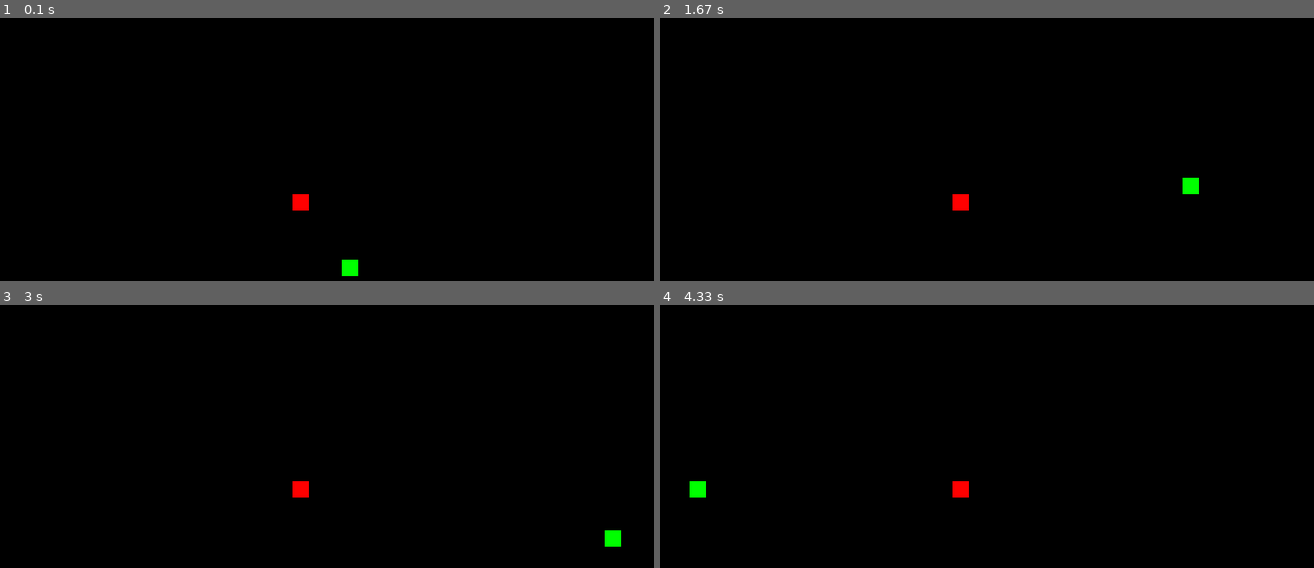
Above: before the commit, frames 1-4 (two rows, left to right).
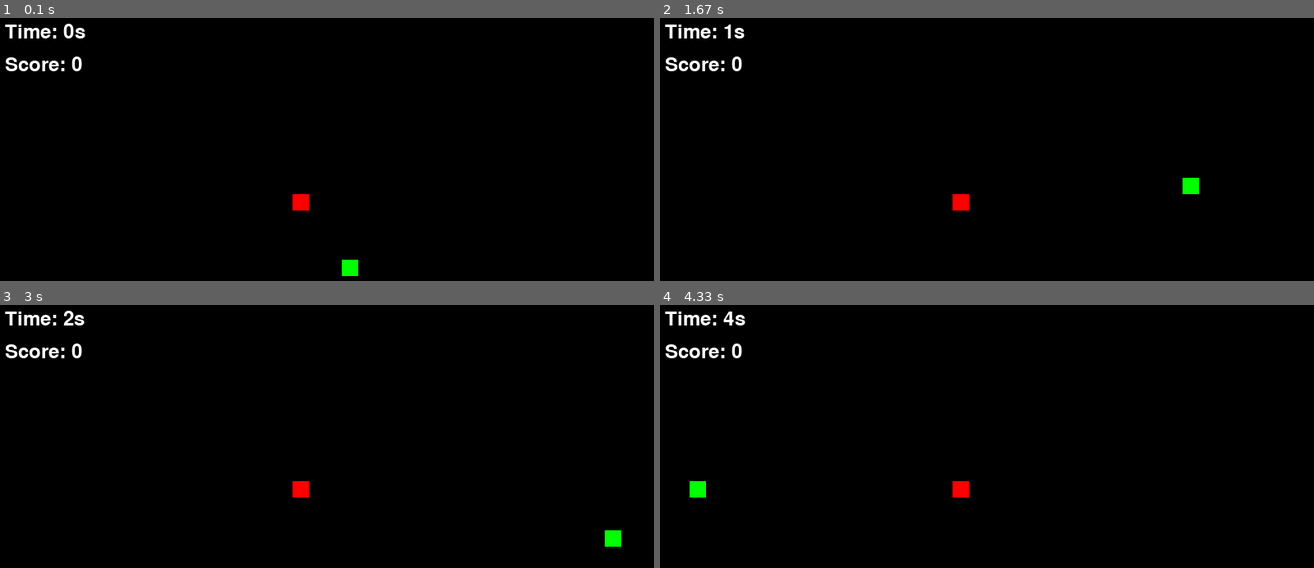
Above: after the commit, the same moments.

Repository: janisfs/python-pygame-snake.py
Game: pygame game, started from main.py
The game is run twice, just before and just after one commit, with the same random seed, the same clock (stepped at 60 frames per second) and the same inputs.
Inputs:
- Up to frame 1 (0.1 s): no input
- Up to frame 2 (1.67 s): hold Right 0.33-0.8 s; hold Up 0.83-1.3 s; hold Right from 1.33 s (still down)
- Up to frame 3 (3 s): release Right at 1.8 s; hold Down 2.4-2.7 s; hold Left from 2.73 s (still down)
- Up to frame 4 (4.33 s): release Left at 3.13 s; hold Up 3.17-3.53 s; hold Right 3.57-4.2 s; hold Down from 4.23 s (still down)

The runs differ from the first frame. In frame 1, 0.6% of the frame differs, in the area x 0-14%, y 2-21%; in frame 2, 0.6%; in frame 3, 0.6%; in frame 4, 0.6%.

Commit message:
Update main.py

Diff:
--- a/main.py
+++ b/main.py
@@ -3,6 +3,7 @@
 from snake import Snake
 from food import Food
 from constants import *
+import time
 
 
 def main():
@@ -13,6 +14,8 @@
     clock = pygame.time.Clock()
     snake = Snake()
     food = Food()
+    score = 0
+    start_time = time.time()
 
     running = True
     while running:
@@ -43,6 +46,15 @@
         screen.fill(BLACK)
         snake.draw(screen)
         food.draw(screen)
+
+        # Отображение счётчика времени и продуктов
+        font = pygame.font.Font(None, 36)
+        elapsed_time = time.time() - start_time
+        time_text = font.render(f"Time: {int(elapsed_time)}s", True, WHITE)
+        score_text = font.render(f"Score: {score}", True, WHITE)
+        screen.blit(time_text, (10, 10))
+        screen.blit(score_text, (10, 50))
+
         pygame.display.flip()
         clock.tick(10)
 
